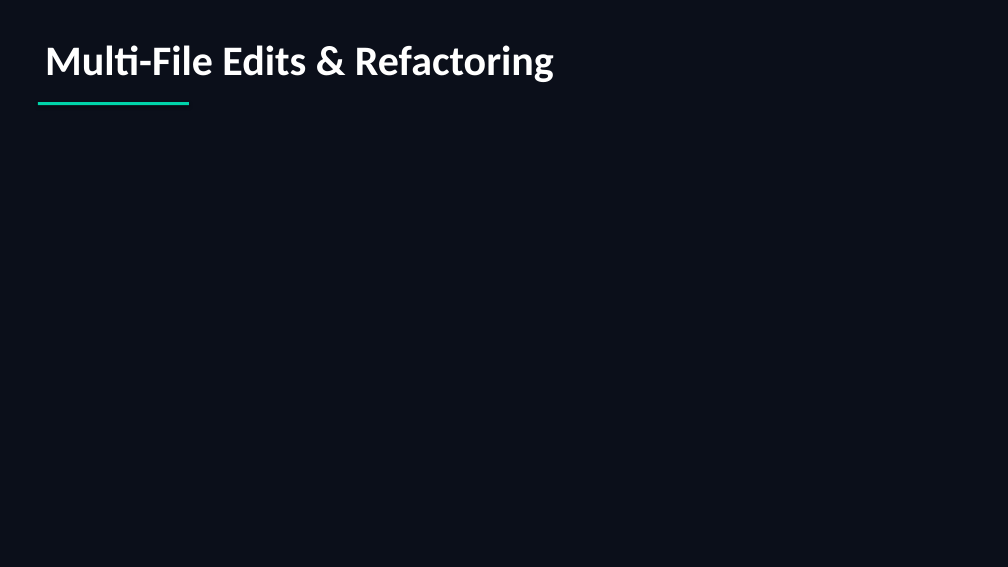
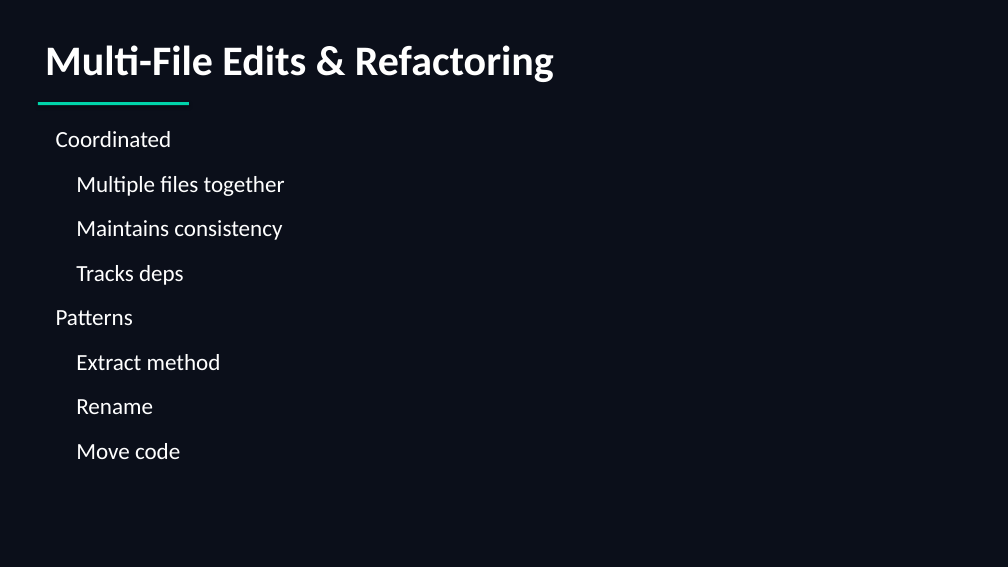
Before and after one commit to scottrhay/AIA-ClaudeCopilot, a slide deck: slide 88 of slides/Day2_Claude_Code_Fundamentals.pptx. Drawn at 1008x567 pixels with LibreOffice and Linux fonts; fonts in the diff are those of the drawing. Boxes give left, top, right and bottom in pixels: in the first picture for what was removed or moved away, otherwise in the second. Text is boxed around its words. In the diff, an @@ line names an element or a change of style, - is before the commit and + after.

```diff
--- a/slides/Day2_Claude_Code_Fundamentals.pptx
+++ b/slides/Day2_Claude_Code_Fundamentals.pptx
@@ text added at (56,131,285,459), 22 pt, text #FFFFFF @@
+Coordinated
+Multiple files together
+Maintains consistency
+Tracks deps
+Patterns
+Extract method
+Rename
+Move code
```
Also in this commit, not shown: 40 other slides changed, 1 slide added, 1 slide removed.
